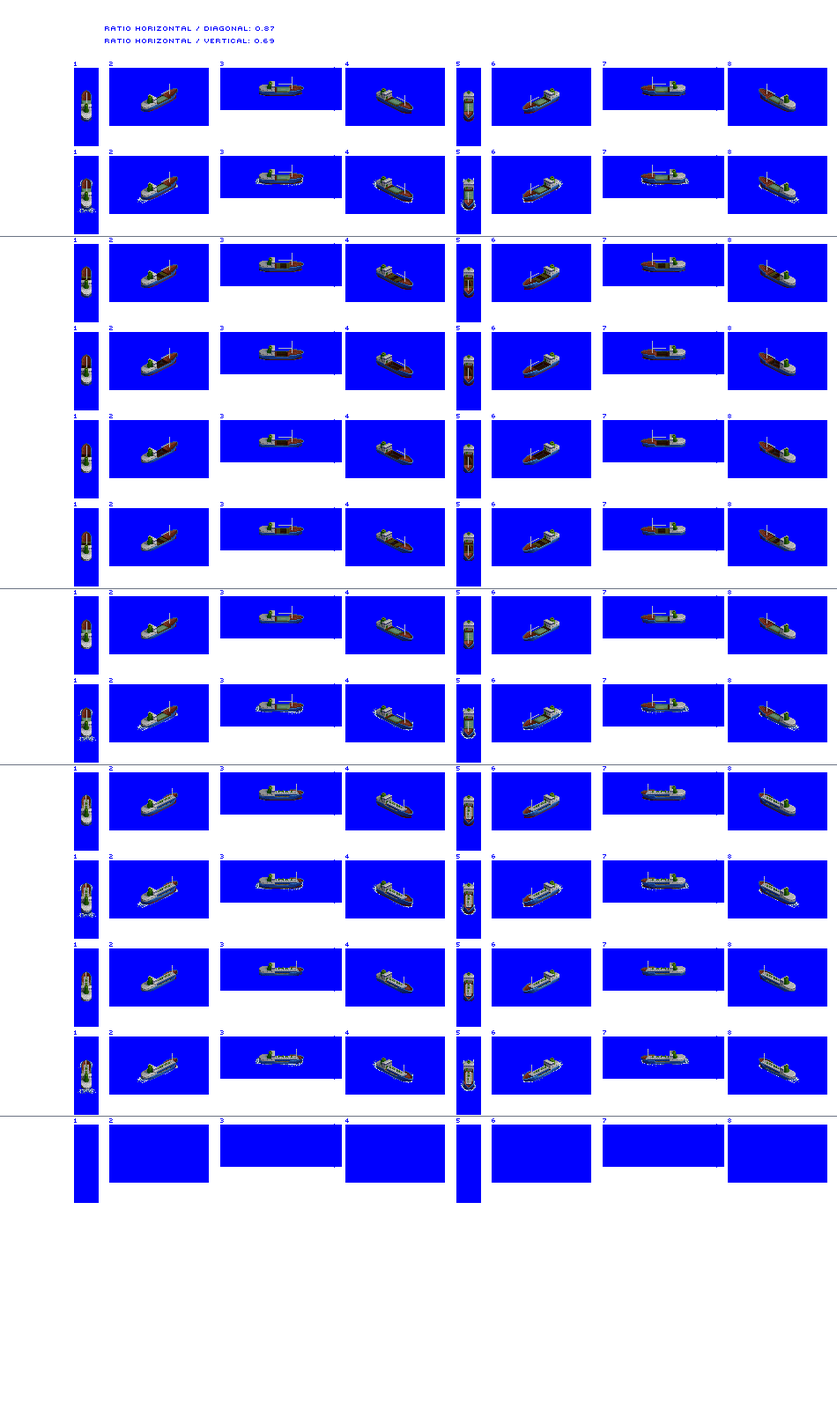
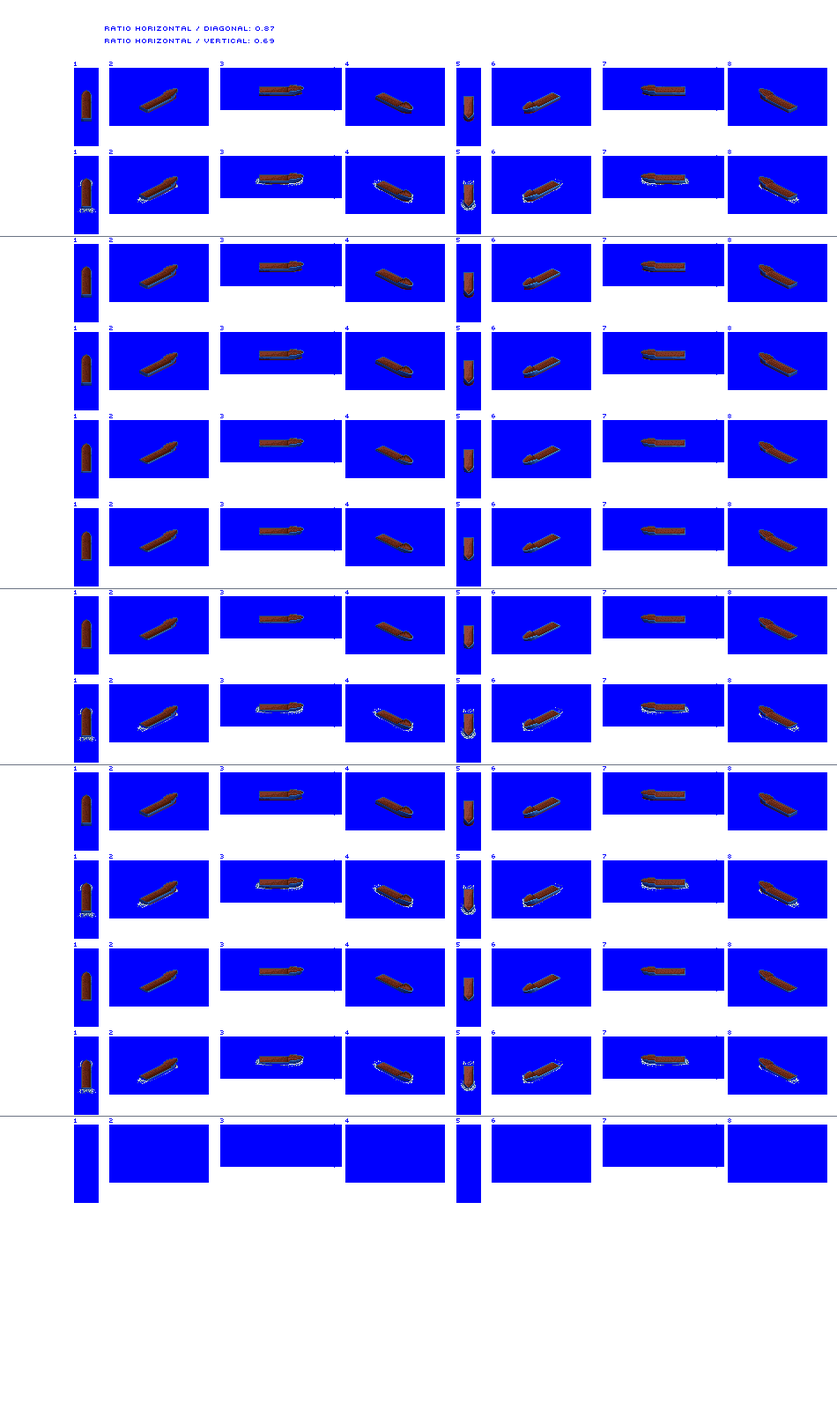
Before/after of a 837 × 1409 layered artwork. What changed in the layer stack:
hid "greeble" over [86, 76, 776, 733]
hid "hatches" over [81, 87, 780, 730]
hid "tanker" over [81, 783, 780, 1086]
moved "prop / bow wash" above "utility vessel", painted on it over [78, 177, 799, 1090]
renamed "Small Trader" to "utility vessel", painted on it over [81, 81, 798, 1090]
